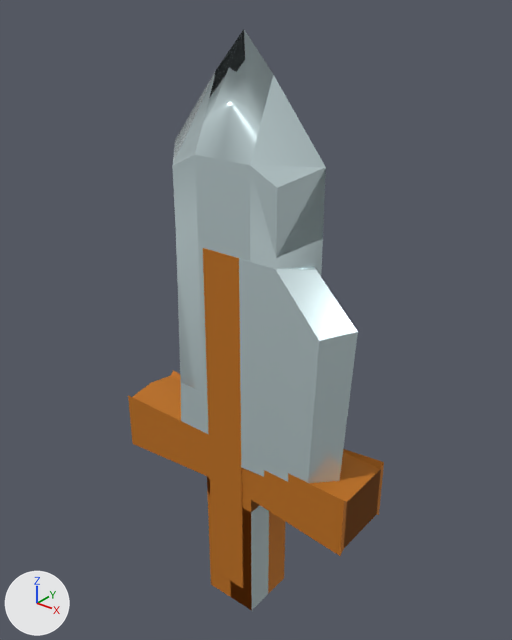
What one commit did to the glTF model assets/models/sword/sword.gltf.
One viewpoint serves both versions: a camera (50 mm lens) standing at (3.89, -4.58, 6.7) and looking at (0.01, 0.27, 3.69). The axes (+X, +Y, +Z) are drawn at lower left. The lights are the same throughout. Where no turn or scale is listed for an object, it has been applied to the vertices.
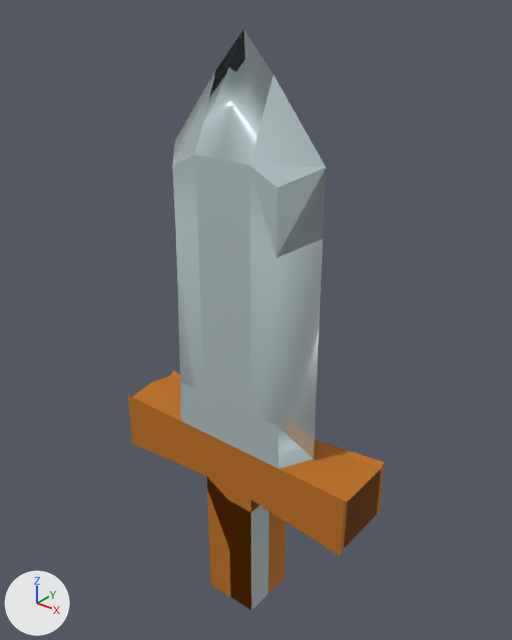
Patch to the scene script:
```diff
--- a/assets/models/sword/sword.gltf.py
+++ b/assets/models/sword/sword.gltf.py
@@ ob_cube @@
-ob_cube = bpy.data.objects.new('Cube', me_cube_002)
-ob_cube.location = (0.0, 0.0, 0.93)
```

What differs and where, as boxes (x1, y1, x2, y2) in the pictures (512 x 640 px):
'Cube', deleted: before (203, 248, 358, 588)
    faces in mat_metal (white #d5e8eb): (239, 258, 358, 483)
    faces in mat_wood (orange #bc6f12): (203, 248, 244, 588)
